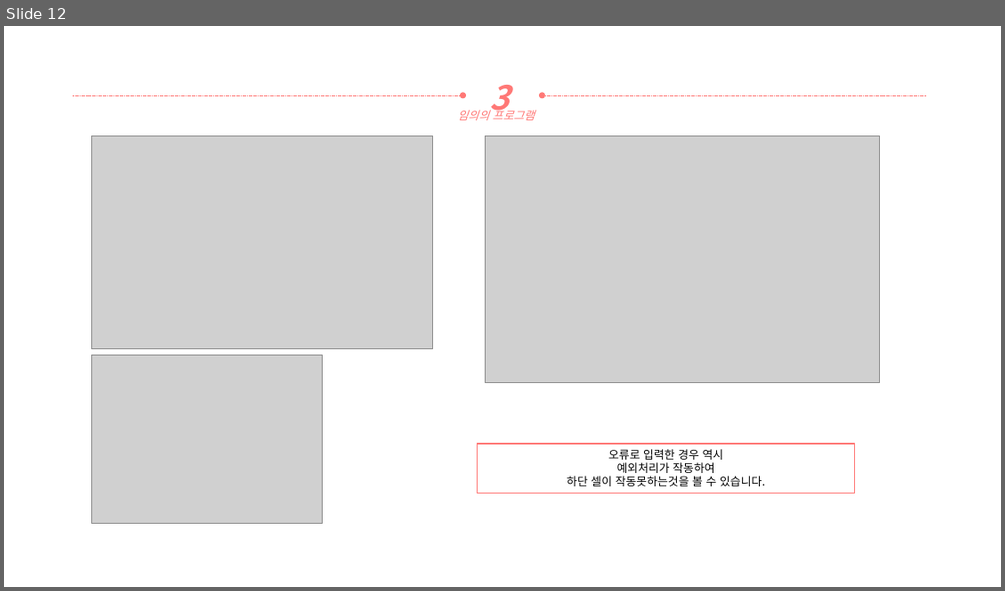
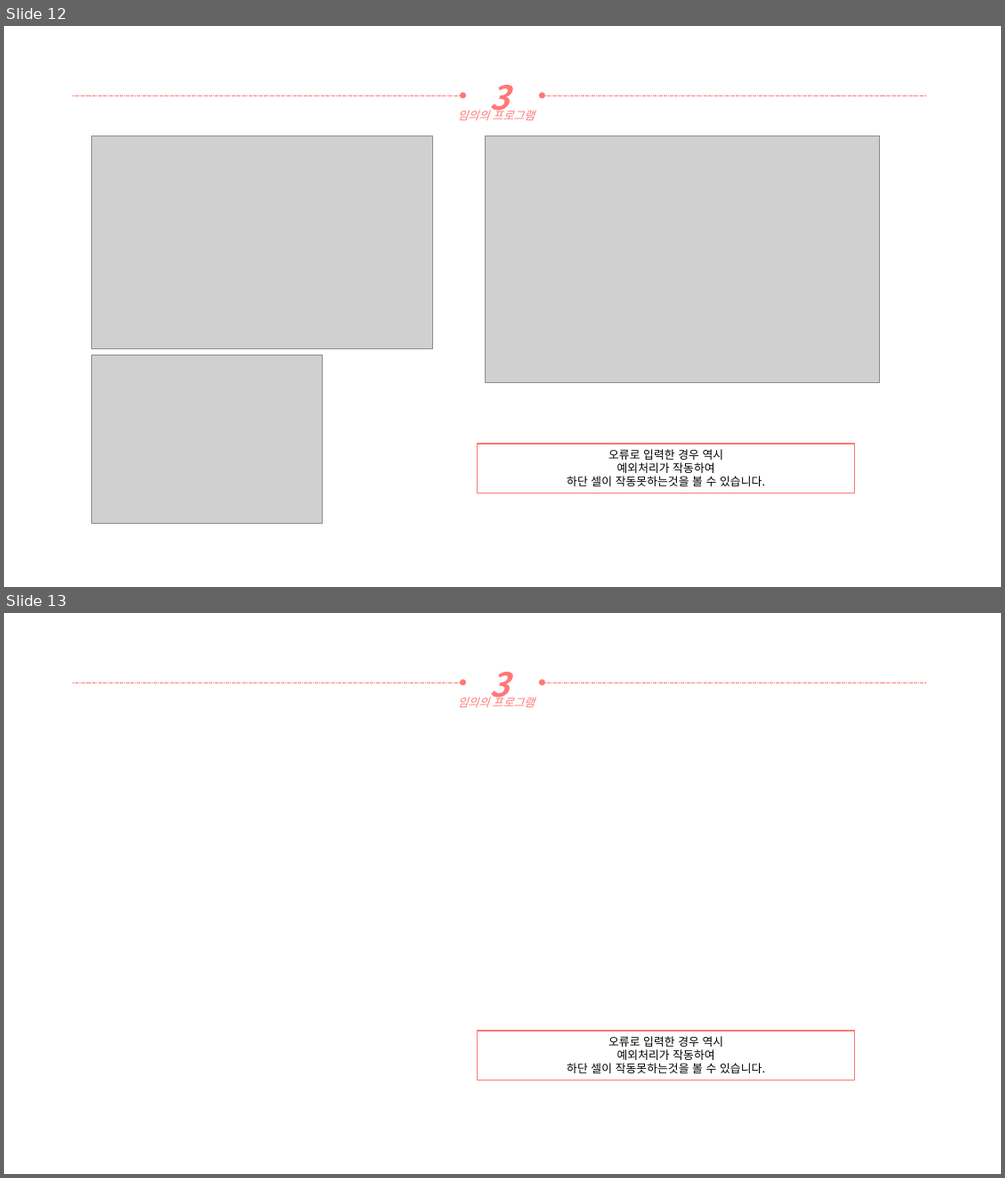
Before and after one commit to yooatom2200/Programing_Base_2, a slide deck: 3장/20164091-송희령-3주차 과제.pptx. Shown one above the other, each under a label of ours: slide 12 before the commit, slides 12 and 13 after it. The pictures are 1005x591 and 1005x1178 pixels, drawn with LibreOffice and Linux fonts; fonts in the diff are those of the drawing; grey boxes stand for pictures. Boxes give left, top, right and bottom in pixels: in the first picture for what was removed or moved away, otherwise in the second. Text is boxed around its words. In the diff, an @@ line names an element or a change of style, - is before the commit and + after.

Commit message:
ppt완성

```diff
--- a/3장/20164091-송희령-3주차 과제.pptx
+++ b/3장/20164091-송희령-3주차 과제.pptx
@@ slide 13 added at [4,613,1001,1174], background #FFFFFF @@
@@ arrow added from (73, 682) to (463, 682), #FF7876 0.5 pt dashed @@
@@ text added at [489,672,509,706], 32 pt, text #FF7876, bold, italic @@
+3
@@ arrow added from (926, 682) to (542, 682), #FF7876 0.5 pt dashed @@
@@ text added at [458,695,534,707], 11 pt, text #FF7876, italic @@
+임의의 프로그램
@@ rectangle added at [477,1030,855,1079], outline #FF7876 1 pt, 11 pt, text #000000 @@
+오류로 입력한 경우 역시
+예외처리가 작동하여
+하단 셀이 작동못하는것을 볼 수 있습니다.
```
